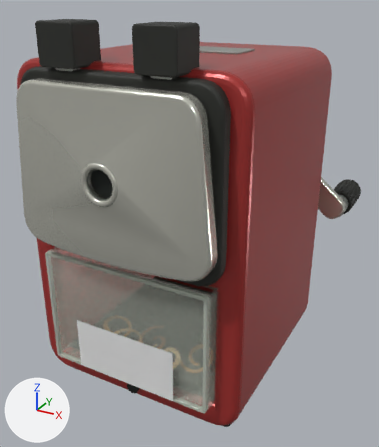
Renders of the glTF model assets/angel-5.glb from each side of a commit.
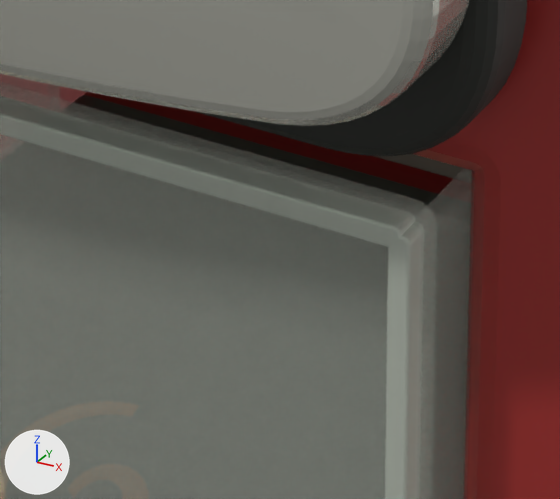
There are two pictures of each version: one whole from a camera (50 mm lens) standing at (1.66, -2.97, 1.41) and looking at (-0.04, 0.14, -0.15), one close up on the part from 37% to 61% of the width and 58% to 76% of the height. The axes (+X, +Y, +Z) are drawn at lower left. The lights are the same throughout. The older version's two pictures come first. Where no turn or scale is listed for an object, it has been applied to the vertices.

The older version as bpy lines, for what is in view:
```python
mat_material_4 = principled_material('Material_4')
mat_material_4.base_color = (0.694, 0.694, 0.61)  # light grey #d9d9cd
mat_material_4.metallic = 0.73
mat_material_4.roughness = 0.24
me_mesh_19 = bpy.data.meshes.new('Mesh_19')
me_mesh_19.from_pydata(...)  # 520 vertices, 1036 faces; spans x -0.013..0.013, y -1.138..0.002, z -0.39..0.39
me_mesh_19.materials.append(mat_material_7)  # white #e5eddf
me_mesh_20 = bpy.data.meshes.new('Mesh_20')
me_mesh_20.from_pydata(...)  # 520 vertices, 1036 faces; spans x -0.013..0.013, y -1.138..0.002, z -0.39..0.39
me_mesh_20.materials.append(mat_material_7)  # white #e5eddf
me_mesh_9 = bpy.data.meshes.new('Mesh_9')
me_mesh_9.from_pydata(...)  # 870 vertices, 1740 faces; spans x -0.634..0.634, y -0.126..0.017, z -0.509..0.481
me_mesh_9.materials.append(mat_material_4)  # light grey #d9d9cd
ob_bowed_chrome_pencil_clamp = bpy.data.objects.new('Bowed chrome pencil clamp', me_mesh_9)
ob_bowed_chrome_pencil_clamp.location = (0.0, -0.802, 0.505)
ob_clear_drawer_side = bpy.data.objects.new('Clear drawer side', me_mesh_19)
ob_clear_drawer_side.location = (-0.572, 0.383, -0.5)
ob_clear_drawer_side_001 = bpy.data.objects.new('Clear drawer side.001', me_mesh_20)
ob_clear_drawer_side_001.location = (0.572, 0.383, -0.5)
# also in view: 'Clamp backing' at (0.0, -0.73, 0.49); 'Clear drawer face' at (0.0, -0.76, -0.5); 'Continuous rounded enamel shell' at (0.0, 0.0, 0.0); 'Recessed drawer cavity' at (0.0, 0.51, -0.49); 'Drawer vertical edge.001' at (0.57, -0.78, -0.5)
```
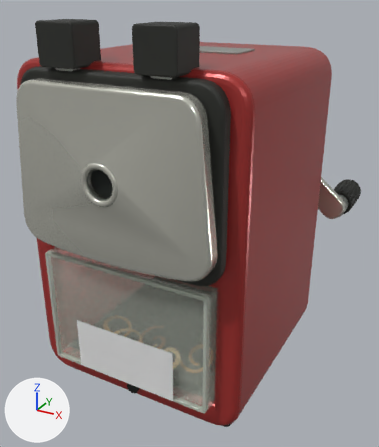
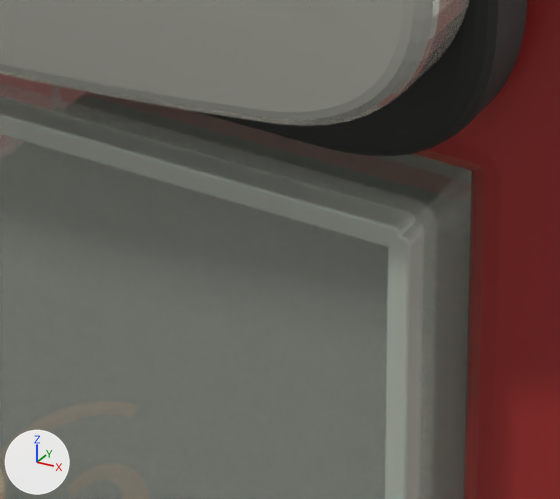
Where the change shows, as pixel boxes [x1, y1, x2, y2] in the close-ups (560 x 499 px):
```json
{"object": "Clear drawer back wall", "change": "added", "after": [55, 85, 463, 205]}
```

The change, as JSON lines over the scene's bpy script:
```json
{"op": "set", "path": "mat_material_4.roughness", "old": "0.24", "new": "0.38"}
{"op": "add", "block": "me_mesh_30_1", "code": ["me_mesh_30_1 = bpy.data.meshes.new('Mesh_30')", "me_mesh_30_1.from_pydata(...)  # 520 vertices, 1036 faces; spans x -0.565..0.565, y -0.023..0.002, z -0.39..0.39", "me_mesh_30_1.materials.append(mat_material_7)  # white #e5eddf"]}
{"op": "add", "block": "ob_clear_drawer_back_wall", "code": ["ob_clear_drawer_back_wall = bpy.data.objects.new('Clear drawer back wall', me_mesh_30_1)", "ob_clear_drawer_back_wall.location = (0.0, 0.395, -0.5)"]}
```
